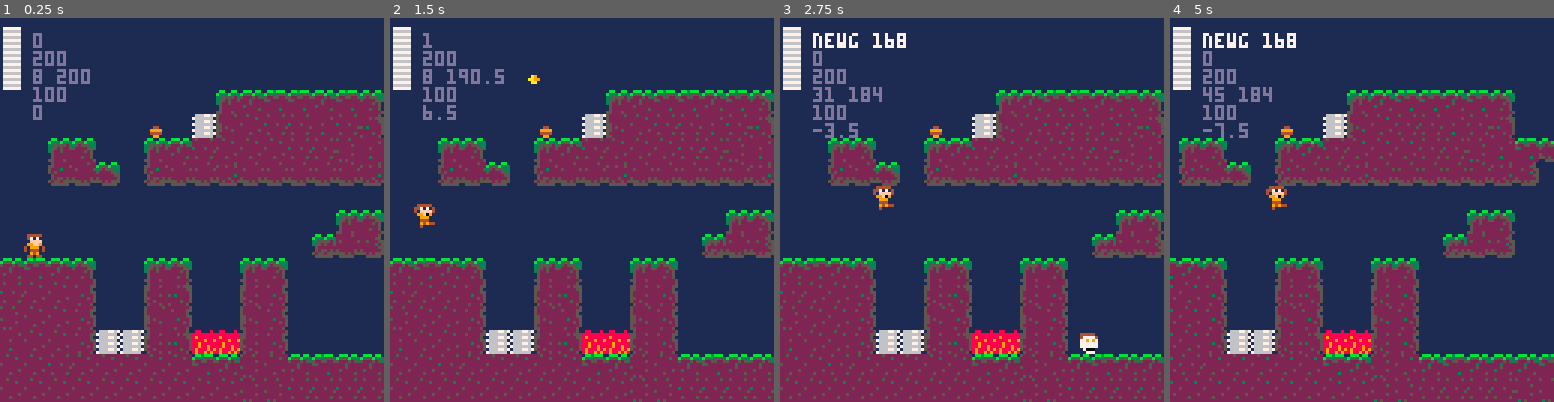
Above: before the commit, frames 1-4 (left to right).
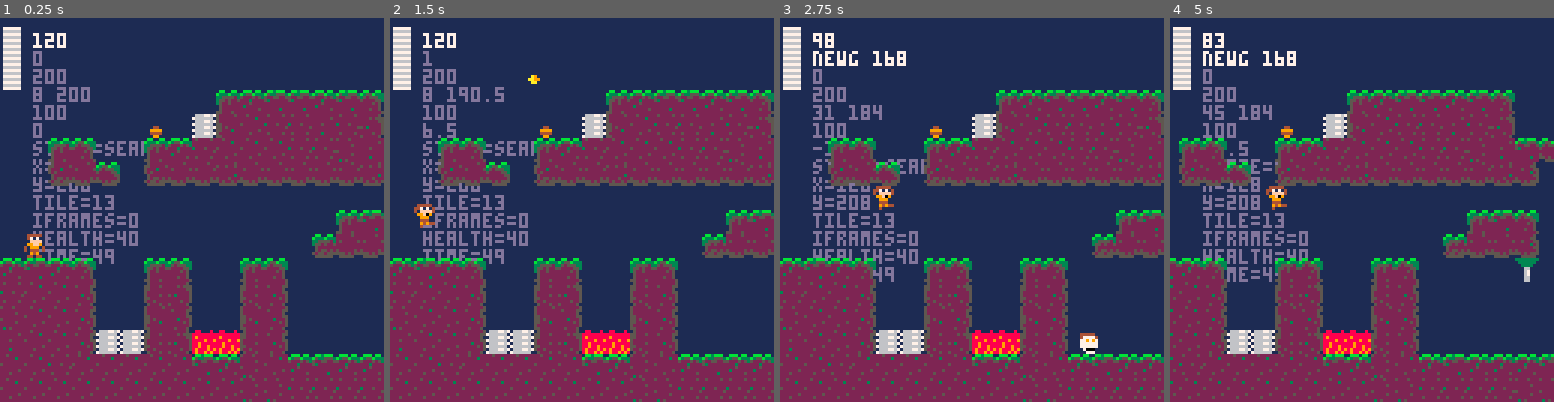
Above: after the commit, the same moments.

Repository: RicoP/picowiese
Game: PICO-8 cartridge mmm.p8
Same seed, same stepped clock (60 frames per second), same inputs: the game is played once before the commit and once after it.
Inputs:
- Up to frame 1 (0.25 s): no input
- Up to frame 2 (1.5 s): tap X (X key) at 0.33, 1.07 s; tap O (Z key) at 0.7 s
- Up to frame 3 (2.75 s): hold Right 1.6-2.1 s; tap O (Z key) at 1.7, 2.1, 2.5 s; tap X (X key) at 1.85 s; hold Up 2.15-2.42 s; hold Right from 2.47 s (still down)
- Up to frame 4 (5 s): tap O (Z key) every 0.4 s from 2.9 to 4.9 s; tap X (X key) at 2.97, 4.08 s; release Right at 3.03 s; hold Left 3.08-3.58 s; hold Down 3.63-3.97 s; hold Right 4.02-4.68 s; hold Up from 4.73 s (still down)

The runs differ from the first frame. In frame 1, 3.7% of the frame differs, in the area x 8-100%, y 3-65%; in frame 2, 3.9%; in frame 3, 4.4%; in frame 4, 5.3%, in the area x 8-97%, y 3-69%.

Commit message:
added simple turret

Diff:
--- a/mmm.p8
+++ b/mmm.p8
@@ -100,6 +100,17 @@
     e.health = enemy_health
 				add(enemies,e)
    end
+   if t == tile_turret then
+    mset(x,y,0)
+    local e = {}
+				e.x,e.y = x*8,y*8
+				e.tile = t
+    e.health = enemy_health
+    e.iframes = 0
+    e.time = 0
+    e.state = "searching"
+				add(enemies,e)
+   end
   end
  end
 
@@ -128,6 +139,9 @@
  --enemy logic
  for e in all(enemies) do
   enemy_update(e)
+  if e.tile == tile_turret then
+   turret_logic(e)
+  end
  end
 
  --entity logic
@@ -152,11 +166,18 @@
  print(p.x .. " " .. p.y)
  print(p.health)
  print(p.jumpvel)
+
+ for e in all(enemies) do
+  if e.tile == tile_turret then
+   for k,v in pairs(e) do
+    print(k .. "=" .. v)
+   end
+  end
+ end
+
 end
 
 function _draw()
-
-
  local camx=p.x - 32
  local camy=flr(p.y/128)*128
  if camx < 0 then camx=0 end
@@ -172,7 +193,11 @@
  end
 
  for e in all(enemies) do
-  enemy_draw(e)
+  if e.tile == tile_turret then
+   turret_draw(e)
+  else
+   enemy_draw(e)
+  end
  end
 
  for e in all(entities) do
@@ -205,6 +230,10 @@
 
 -->8
 -- logic
+function next_row(tile)
+ return tile + 16
+end
+
 function select_level(l)
  level = l
  p = cstr_player(levels[l].x,levels[l].y)
@@ -437,13 +466,16 @@
   if abs(e.x-p.x) <= 8 and abs(e.y-p.y) <= 8 then
    hurt_hero(9)
   end
-  if e.direction == -1 and calc_groundlevel(e.x-1,e.y) != e.groundlevel then
-   e.direction = -e.direction
-  end
-  if e.direction == 1 and calc_groundlevel(e.x+8,e.y) != e.groundlevel then
-   e.direction = -e.direction
-  end
-  e.x += e.direction
+
+  if e.direction then
+	  if e.direction == -1 and calc_groundlevel(e.x-1,e.y) != e.groundlevel then
+	   e.direction = -e.direction
+	  end
+	  if e.direction == 1 and calc_groundlevel(e.x+8,e.y) != e.groundlevel then
+	   e.direction = -e.direction
+	  end
+	  e.x += e.direction
+  end
 
   if e.iframes == 0 then
 	  for m in all(entities) do
@@ -501,7 +534,7 @@
  end
 
  if btn(❎) then
-  p_frame += 16
+  p_frame = next_row(p_frame)
  end
 
  if p.stuned > 0 then
@@ -566,23 +599,93 @@
 	p.groundlevel = y
 	return p
 end
+-->8
+--turret
+tile_turret = 13
+
+function turret_logic(e)
+ local range = 45
+ local s = e.state
+
+ print(abs(p.x-e.x))
+ if abs(p.x-e.x) < range and p.y>=e.y then
+  s = turret_in(s)
+  print("in")
+ else
+  s = turret_out(s)
+ end
+
+ if e.time > 0 then
+  e.time -= 1
+  if e.time == 0 then
+   s = turret_time(s)
+  end
+ end
+
+ e.state = s
+end
+
+function turret_draw(e)
+ local t = e.tile
+ local s = e.state
+ local hz = 20
+ local turret_cooldown = 50
+
+ if s == "searching" then
+  e.time = turret_cooldown
+  t += (g_frame/hz) % 3
+ end
+ if s == "spotted" then
+  hz *= 2
+  --if g_frame /
+ end
+ if s == "attacking" then
+  hz *= 2
+  e.time = turret_cooldown
+ end
+ if s == "waiting" then
+ end
+
+
+ spr(t, e.x, e.y)
+end
+-->8
+--turret statemachine
+function turret_in(s)
+ if s == "searching" then return "spotted" end
+ return s
+end
+
+function turret_out(s)
+ if s == "spotted" then return "searching" end
+ if s == "attacking" then return "waiting" end
+ return s
+end
+
+function turret_time(s)
+ if s == "spotted" then return "attacking" end
+ if s == "waiting" then return "searching" end
+ return s
+end
+
+
 __gfx__
-00000000e44444eee44444eee44444eee44444ee0bb00bb00bbb0bb00bb3bbb00bb00bb00bb00bb00bbb0bb00bbb3bb00bb00bb0111111111111111111111111
-00000000e47171ee4471714ee47171eee47171eeb333b333b355b333b5335553b355b333b333b333b355b333b5335553b355b333011111100111111001111110
-00700700eeffffee4effff4eeeffffeeeeffff4e3355552352225253522552253525553333555523522252535225522535255533001111000011110000111100
-00077000e99ff9eee99f09ee449ffeeee49ff94e3552522522232222532222225222255335525225222322225322222252222553000660000006600000066000
-000770004e999e4eee999eee4ee99eeee4e99eee3522522222252222222222222222525005222222222222322222222222222255006700000006700000006700
-007007004e444e4eee444eeeeee494eeeee94eee0522222223222222222222222222225005255252522252225222225252222225066700000006700000006670
-00000000ee949eeeee94944ee4994eeeee4994ee0522222222222252222223222225225052552555525225255552525555252555666000000006600000000666
-00000000e44e44eeee4eeeeee44e44eeee44e44e5522252222222222222222222222222505555550055555500555550000555550660000000006600000000066
+00000000e44444eee44444eee44444eee44444ee0bb00bb00bbb0bb00bb3bbb00bb00bb00bb00bb00bbb0bb00bbb3bb00bb00bb0333333333333333333333333
+00000000e47171ee4471714ee47171eee47171eeb333b333b355b333b5335553b355b333b333b333b355b333b5335553b355b333e333333ee333333ee333333e
+00700700eeffffee4effff4eeeffffeeeeffff4e3355552352225253522552253525553333555523522252535225522535255533ee3333eeee3333eeee3333ee
+00077000e99ff9eee99f09ee449ffeeee49ff94e3552522522232222532222225222255335525225222322225322222252222553eee66eeeeee66eeeeee66eee
+000770004e999e4eee999eee4ee99eeee4e99eee3522522222252222222222222222525005222222222222322222222222222255ee67eeeeeee67eeeeeee67ee
+007007004e444e4eee444eeeeee494eeeee94eee0522222223222222222222222222225005255252522252225222225252222225e667eeeeeee67eeeeeee667e
+00000000ee949eeeee94944ee4994eeeee4994ee0522222222222252222223222225225052552555525225255552525555252555666eeeeeeee66eeeeeeee666
+00000000e44e44eeee4eeeeee44e44eeee44e44e552225222222222222222222222222250555555005555550055555000055555066eeeeeeeee66eeeeeeeee66
 eeeeeeeee44444eee44444eee44444eee44444ee5222225222522222522252222222222500000000000000000000000000000000888888888888888888888888
-eeeeeeeee47171ee447171eee47171eee47171ee5222222222222322222222222522225500000000000000000000000000000000088888800888888008888880
-eeeeeeeeeeffffee4effffeeeeffffeeeeffffee5222222222222222222225222222225000000000000000000000000000000000008888000088880000888800
-eeeeeeeee99ff944e99f0944449ff944e49ff9445522222252222222222222222222225500000000000000000000000000000000000660000006600000066000
-eee44eee4e999eeeee999eee4ee99eeee4e99eee5525222222222222522222222223222500000000000000000000000000000000006700000006700000006700
-ee9999ee4e444eeeee444eeeeee49eeeeee94eee5522232222222252222225222222252500000000000000000000000000000000066700000006700000006670
-ee4444eeee949eeeee94944ee4994eeeee4994ee5222222222252222222222222222222500000000000000000000000000000000666000000006600000000666
-eee99eeee44e44eeee4eeeeee44e44eeee44e44e5522222222222222232522222252225000000000000000000000000000000000660000000006600000000066
+eeeeeeeee47171ee447171eee47171eee47171ee5222222222222322222222222522225500000000000000000000000000000000e888888ee888888ee888888e
+eeeeeeeeeeffffee4effffeeeeffffeeeeffffee5222222222222222222225222222225000000000000000000000000000000000ee8888eeee8888eeee8888ee
+eeeeeeeee99ff944e99f0944449ff944e49ff9445522222252222222222222222222225500000000000000000000000000000000eee66eeeeee66eeeeee66eee
+eee44eee4e999eeeee999eee4ee99eeee4e99eee5525222222222222522222222223222500000000000000000000000000000000ee67eeeeeee67eeeeeee67ee
+ee9999ee4e444eeeee444eeeeee49eeeeee94eee5522232222222252222225222222252500000000000000000000000000000000e667eeeeeee67eeeeeee667e
+ee4444eeee949eeeee94944ee4994eeeee4994ee5222222222252222222222222222222500000000000000000000000000000000666eeeeeeee66eeeeeeee666
+eee99eeee44e44eeee4eeeeee44e44eeee44e44e552222222222222223252222225222500000000000000000000000000000000066eeeeeeeee66eeeeeeeee66
 eeeeeeee06667767e44444eeeeeeaaeeeeeeeeee0522222225222252222222222222225000000000000000000000000000000000000000000000000000000000
 eeeeeeee76666660e47878eeeeaa9aeeeeeeaaee5522252222222222222222522225255500000000000000000000000000000000000000000000000000000000
 eeea9eee06667767eeff0feeaa9999aeeaaa9aee5522222222222222222222222222225500000000000000000000000000000000000000000000000000000000
@@ -659,9 +762,9 @@
 00000508000005062616161626261727070c0000000000000000000000000000000000000000000000000000000000000000000000000000000000000000000000000000000000000000000000000000000000000000000000000000000000000000000000000000000000000000000000000000000000000000000000000000
 000035370c003537373637373737373638000000000000000000000000000000000000000000000000000000000000000000000000000000000000000000000000000000000000000000000000000000000000000000000000000000000000000000000000000000000000000000000000000000000000000000000000000000
 0000000000000000000000000000000000000000000000002121212100000000000000000000000000000000000000000000000000000000000000000000000000000000000000000000000000000000000000000000000000000000000000000000000000000000000000000000000000000000000000000000000000000000
-0000000000000000000000000000050800000000000021212121212100212121212100002121212121000000000000000000000000000000000000000000000000000000000000000000000000000000000000000000000000000000000000000000000000000000000000000000000000000000000000000000000000000000
-0001000000000000000000000009373800000000212121212121212100212121212100002121212121210000000000000000000000000000000000000000000000000000000000000000000000000000000000000000000000000000000000000000000000000000000000000000000000000000000000000000000000000000
-0607060800000508000005080000000000000000000000000000000000000000000000000000000000000000000000000000000000000000000000000000000000000000000000000000000000000000000000000000000000000000000000000000000000000000000000000000000000000000000000000000000000000000
+0000000000000000000000000000050708000000000021212121212100212121212100002121212121000000000000000000000000000000000000000000000000000000000000000000000000000000000000000000000000000000000000000000000000000000000000000000000000000000000000000000000000000000
+0001000000000000000000000009373738000000212121212121212100212121212100002121212121210000000000000000000000000000000000000000000000000000000000000000000000000000000000000000000000000000000000000000000000000000000000000000000000000000000000000000000000000000
+060706080000050800000508000000000d000000000000000000000000000000000000000000000000000000000000000000000000000000000000000000000000000000000000000000000000000000000000000000000000000000000000000000000000000000000000000000000000000000000000000000000000000000
 2616161800002528000025180000000000000000000000000000000000000000000000000000000000000000000000000000000000000000000000000000000000000000000000000000000000000000000000000000000000000000000000000000000000000000000000000000000000000000000000000000000000000000
 1716161800001518000015180000000000000000000000000000000000000000000000000000000000000000000000000000000000000000000000000000000000000000000000000000000000000000000000000000000000000000000000000000000000000000000000000000000000000000000000000000000000000000
 2716161821212528313125180000000000000000000040000000050800000000000000000000000000000000000000000000000000000000000000000000000000000000000000000000000000000000000000000000000000000000000000000000000000000000000000000000000000000000000000000000000000000000
